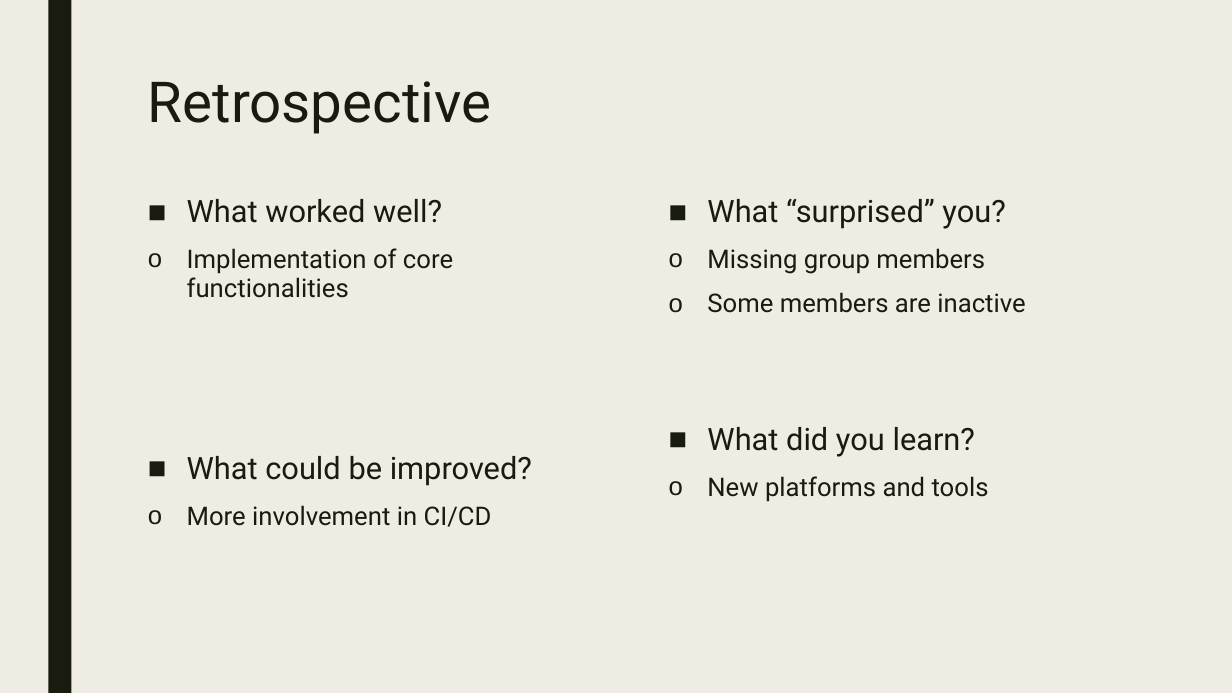
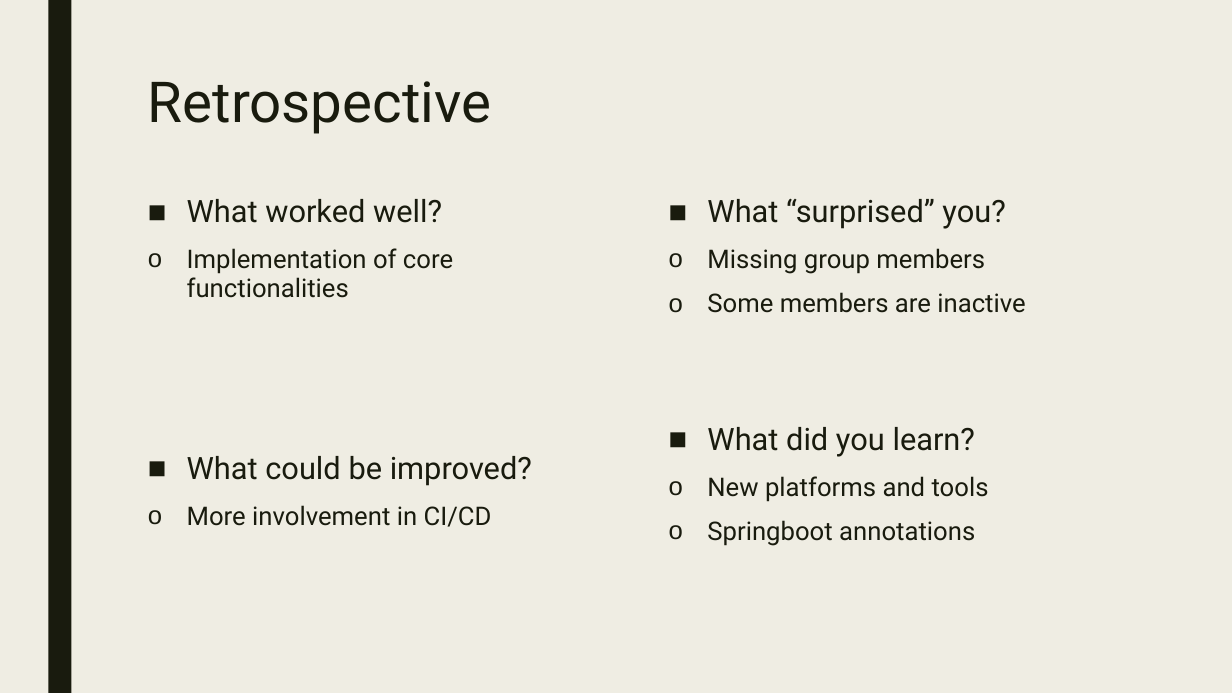
Before and after one commit to RMIT-SEPT/majorproject-5-wed-16-30-6, a slide deck: slide 8 of docs/Presentation/milestone3_presentation.pptx. Drawn at 1232x693 pixels with LibreOffice and Linux fonts; fonts in the diff are those of the drawing. Boxes give left, top, right and bottom in pixels: in the first picture for what was removed or moved away, otherwise in the second. Text is boxed around its words. In the diff, an @@ line names an element or a change of style, - is before the commit and + after.

Commit message:
add Presentation

```diff
--- a/docs/Presentation/milestone3_presentation.pptx
+++ b/docs/Presentation/milestone3_presentation.pptx
@@ text at bbox=[707, 520, 975, 546]: paragraph added @@
+o Springboot annotations
```
